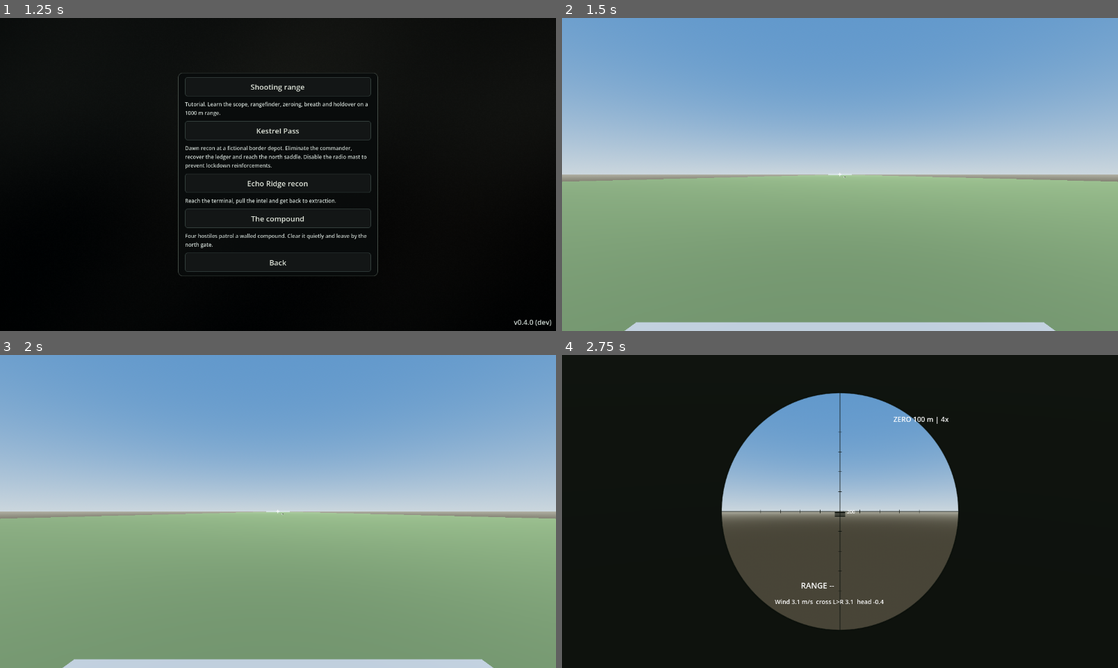
Above: before the commit, frames 1-4 (two rows, left to right).
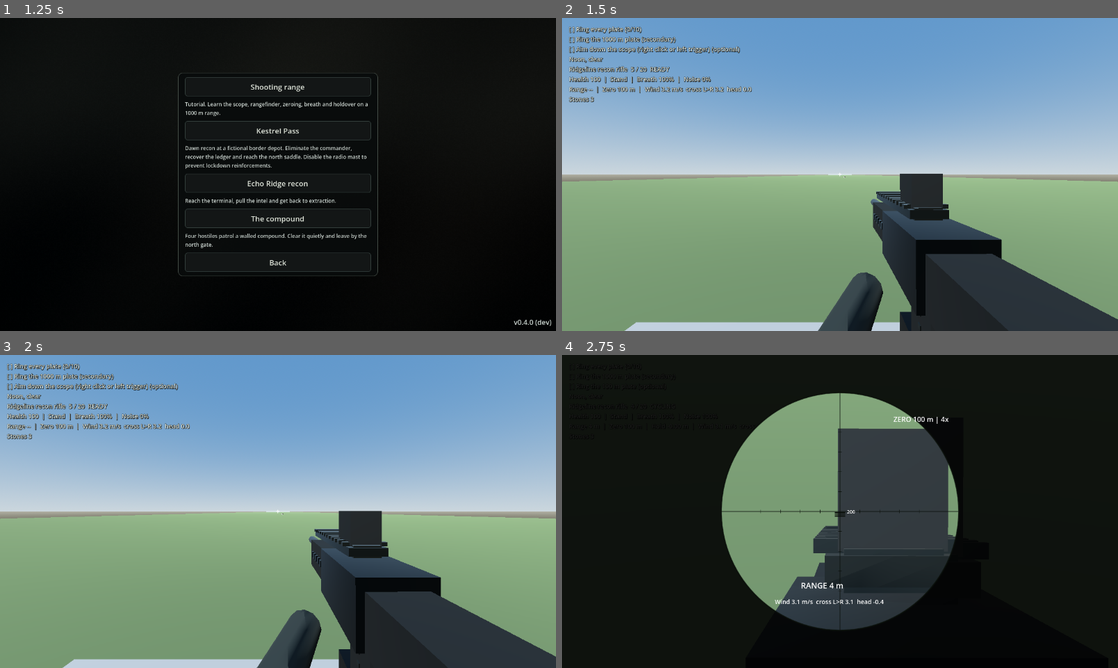
Above: after the commit, the same moments.

Repository: adam656677-oss/sniper
Game: Godot game, scene res://scenes/ui/main_menu.tscn
The game is run twice, just before and just after one commit, with the same random seed, the same clock (stepped at 60 frames per second) and the same inputs.
Inputs (mouse positions are in pixels of both pictures, inside the frame that each line leads up to):
- Up to frame 1 (1.25 s): click "Missions" at 0.5 s
- Up to frame 2 (1.5 s): click "Shooting range" at 1.25 s
- Up to frame 3 (2 s): no input
- Up to frame 4 (2.75 s): tap Enter at 2 s; move the mouse to (867, 511) at 2.02 s; hold W (move_forward) from 2.03 s (still down); hold Right mouse button (aim) from 2.03 s (still down); click (867, 511) at 2.17 s

Frame 1 is identical in both runs. In frame 2, 14% of the frame differs, in the area x 1-100%, y 2-100%; in frame 3, 14%; in frame 4, 23%, in the area x 28-72%, y 12-88%.
Error before the commit: Parse Error: Value of type "GradientTexture1D" cannot be assigned to a variable of type "Gradient". (res://scenes/weapons/viewmodel.gd:398)

Commit message:
Assign the particle color ramp as a Gradient resource

Diff:
--- a/scenes/weapons/viewmodel.gd
+++ b/scenes/weapons/viewmodel.gd
@@ -393,9 +393,7 @@
 	gradient.set_color(0, Color(0.48, 0.50, 0.52, 0.20))
 	gradient.add_point(0.42, Color(0.43, 0.45, 0.47, 0.11))
 	gradient.set_color(1, Color(0.38, 0.40, 0.42, 0.0))
-	var ramp := GradientTexture1D.new()
-	ramp.gradient = gradient
-	smoke.color_ramp = ramp
+	smoke.color_ramp = gradient
 	var cloud := SphereMesh.new()
 	cloud.radius = 0.045
 	cloud.height = 0.09
